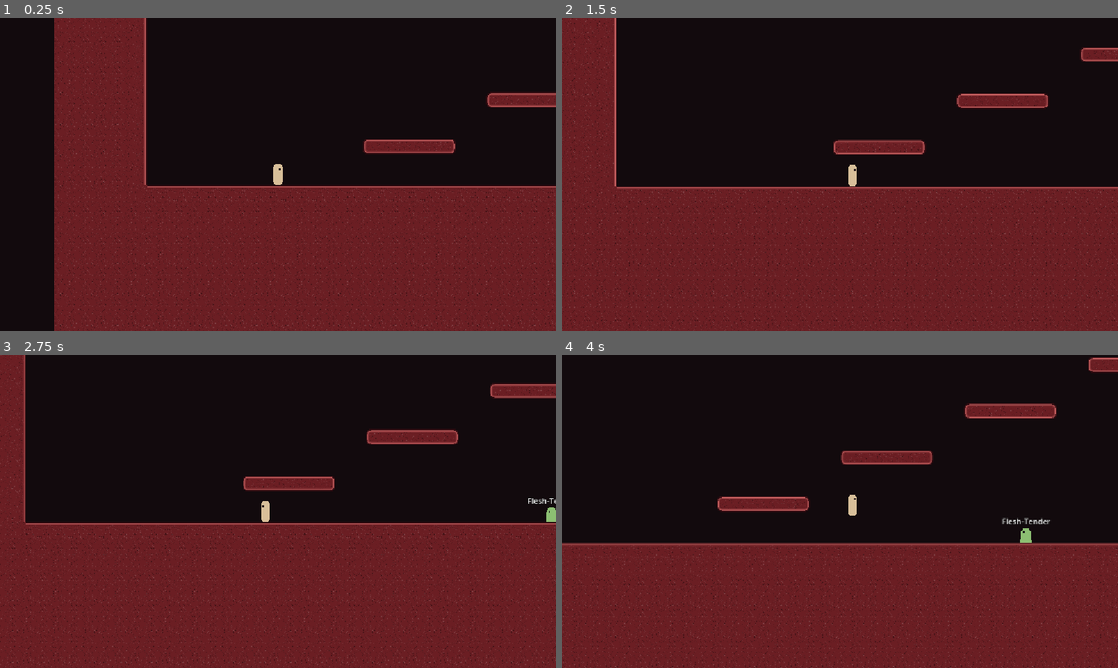
Above: before the commit, frames 1-4 (two rows, left to right).
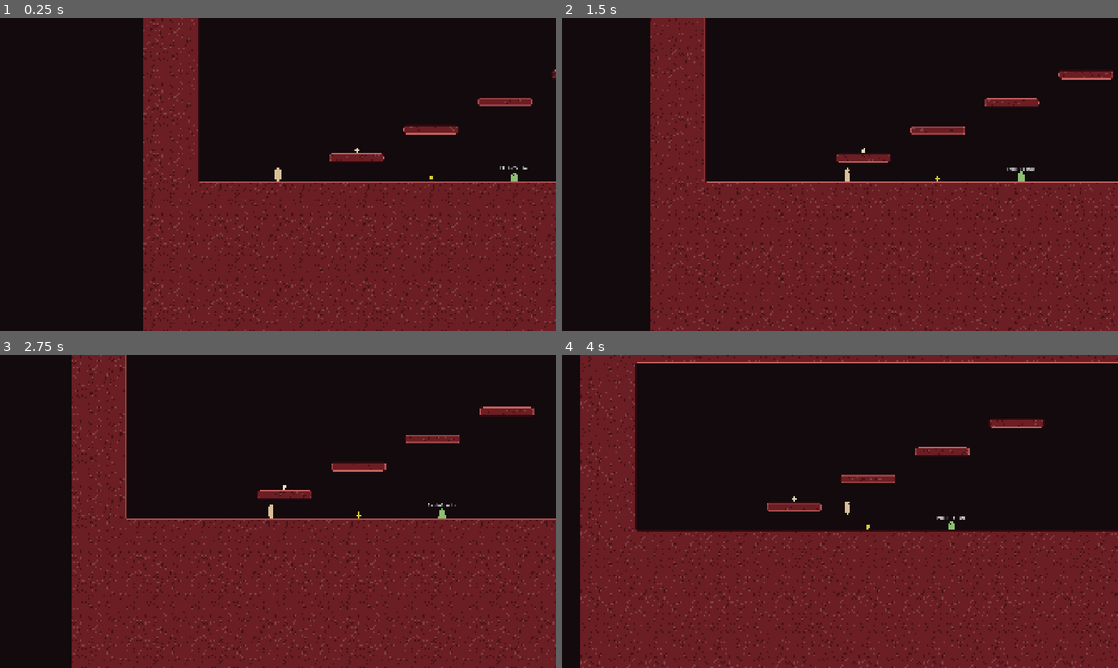
Above: after the commit, the same moments.

Repository: luigigoesboom/corpse
Game: Godot game, scene res://game.tscn
Two runs of this game, one before a commit and one after it. Both use one fixed random seed, a clock stepped at 60 frames per second and the inputs below.
Inputs:
- Up to frame 1 (0.25 s): no input
- Up to frame 2 (1.5 s): hold D (move_right) from 0.53 s (still down); tap Q (drop, bound only after the commit) at 0.6 s; tap Space (jump) at 0.77 s; tap E (interact, bound only after the commit) at 0.8, 1.35 s
- Up to frame 3 (2.75 s): tap Space (jump) at 1.52 s; tap Q (drop, bound only after the commit) at 1.55, 2.1 s; release D (move_right) at 2.03 s; hold A (move_left) from 2.03 s (still down); tap E (interact, bound only after the commit) at 2.3 s
- Up to frame 4 (4 s): release A (move_left) at 2.78 s; hold D (move_right) from 2.78 s (still down); tap E (interact, bound only after the commit) at 2.85, 3.8 s; tap Space (jump) at 3.02, 3.77 s; tap Q (drop, bound only after the commit) at 3.05, 3.6 s

The runs differ from the first frame. In frame 1, 29% of the frame differs, in the area x 9-100%, y 0-100%; in frame 2, 27%; in frame 3, 23%; in frame 4, 22%.

Commit message:
Week 9: items that persist; pixel art decision
- ItemDef resources (data/items), ItemDb lookup, WorldItem scene
- ItemLayer spawns dropped items from WorldData per chunk and frees them
  on unload; WorldData is the truth, nodes are views (D-013)
- E picks up the nearest item, Q drops the last one; placed items in
  world.tscn are removed for good via WorldData.removed_entities
- Inventory label; save version 2 with migration from v1
- Pixel art (D-012): Nearest texture filter; Q-007/Q-008 opened

Co-Authored-By: Claude Opus 5.5 <noreply@anthropic.com>

Diff:
--- /dev/null
+++ b/data/items/bile_bulb.tres
@@ -0,0 +1,10 @@
+[gd_resource type="Resource" script_class="ItemDef" format=3]
+
+[ext_resource type="Script" path="res://src/items/item_def.gd" id="1_def"]
+
+[resource]
+script = ExtResource("1_def")
+id = &"bile_bulb"
+display_name = "Bile Bulb"
+description = "A swollen sac of the god's digestive fluid. Warm. Sloshes."
+color = Color(0.85, 0.8, 0.2, 1)
--- /dev/null
+++ b/data/items/bone_shard.tres
@@ -0,0 +1,10 @@
+[gd_resource type="Resource" script_class="ItemDef" format=3]
+
+[ext_resource type="Script" path="res://src/items/item_def.gd" id="1_def"]
+
+[resource]
+script = ExtResource("1_def")
+id = &"bone_shard"
+display_name = "Bone Shard"
+description = "A splinter of divine bone. Still faintly humming."
+color = Color(0.92, 0.88, 0.76, 1)
--- a/game.tscn
+++ b/game.tscn
@@ -6,6 +6,8 @@
 [ext_resource type="Script" path="res://src/debug/debug_overlay.gd" id="3_overlay"]
 [ext_resource type="Script" path="res://src/debug/debug_map.gd" id="4_map"]
 [ext_resource type="PackedScene" path="res://scenes/world.tscn" id="5_world"]
+[ext_resource type="Script" path="res://src/items/item_layer.gd" id="6_items"]
+[ext_resource type="Script" path="res://src/ui/inventory_label.gd" id="7_inventory"]
 
 [node name="Game" type="Node2D"]
 script = ExtResource("0_game")
@@ -15,6 +17,9 @@
 target = NodePath("../Player")
 
 [node name="World" parent="." instance=ExtResource("5_world")]
+
+[node name="Items" type="Node2D" parent="."]
+script = ExtResource("6_items")
 
 [node name="Player" parent="." instance=ExtResource("2_player")]
 
@@ -37,6 +42,20 @@
 player = NodePath("../../Player")
 chunks = NodePath("../../ChunkManager")
 
+[node name="Inventory" type="Label" parent="UI"]
+anchors_preset = 1
+anchor_left = 1.0
+anchor_right = 1.0
+offset_left = -616.0
+offset_top = 12.0
+offset_right = -16.0
+offset_bottom = 38.0
+grow_horizontal = 0
+horizontal_alignment = 2
+theme_override_colors/font_outline_color = Color(0, 0, 0, 1)
+theme_override_constants/outline_size = 6
+script = ExtResource("7_inventory")
+
 [node name="Toast" type="Label" parent="UI"]
 anchors_preset = 2
 anchor_top = 1.0
--- a/project.godot
+++ b/project.godot
@@ -23,6 +23,8 @@
 
 [display]
 
+window/size/viewport_width=1920
+window/size/viewport_height=1080
 window/stretch/mode="canvas_items"
 window/stretch/aspect="expand"
 
@@ -30,36 +32,64 @@
 
 move_left={
 "deadzone": 0.2,
-"events": [Object(InputEventKey,"device":-1,"physical_keycode":65), Object(InputEventKey,"device":-1,"physical_keycode":4194319), Object(InputEventJoypadMotion,"device":-1,"axis":0,"axis_value":-1.0)]
+"events": [Object(InputEventKey,"resource_local_to_scene":false,"resource_name":"","device":-1,"window_id":0,"alt_pressed":false,"shift_pressed":false,"ctrl_pressed":false,"meta_pressed":false,"pressed":false,"keycode":0,"physical_keycode":65,"key_label":0,"unicode":0,"location":0,"echo":false,"script":null)
+, Object(InputEventKey,"resource_local_to_scene":false,"resource_name":"","device":-1,"window_id":0,"alt_pressed":false,"shift_pressed":false,"ctrl_pressed":false,"meta_pressed":false,"pressed":false,"keycode":0,"physical_keycode":4194319,"key_label":0,"unicode":0,"location":0,"echo":false,"script":null)
+, Object(InputEventJoypadMotion,"resource_local_to_scene":false,"resource_name":"","device":-1,"axis":0,"axis_value":-1.0,"script":null)
+]
 }
 move_right={
 "deadzone": 0.2,
-"events": [Object(InputEventKey,"device":-1,"physical_keycode":68), Object(InputEventKey,"device":-1,"physical_keycode":4194321), Object(InputEventJoypadMotion,"device":-1,"axis":0,"axis_value":1.0)]
+"events": [Object(InputEventKey,"resource_local_to_scene":false,"resource_name":"","device":-1,"window_id":0,"alt_pressed":false,"shift_pressed":false,"ctrl_pressed":false,"meta_pressed":false,"pressed":false,"keycode":0,"physical_keycode":68,"key_label":0,"unicode":0,"location":0,"echo":false,"script":null)
+, Object(InputEventKey,"resource_local_to_scene":false,"resource_name":"","device":-1,"window_id":0,"alt_pressed":false,"shift_pressed":false,"ctrl_pressed":false,"meta_pressed":false,"pressed":false,"keycode":0,"physical_keycode":4194321,"key_label":0,"unicode":0,"location":0,"echo":false,"script":null)
+, Object(InputEventJoypadMotion,"resource_local_to_scene":false,"resource_name":"","device":-1,"axis":0,"axis_value":1.0,"script":null)
+]
 }
 jump={
 "deadzone": 0.2,
-"events": [Object(InputEventKey,"device":-1,"physical_keycode":32), Object(InputEventKey,"device":-1,"physical_keycode":87), Object(InputEventKey,"device":-1,"physical_keycode":4194320), Object(InputEventJoypadButton,"device":-1,"button_index":0)]
+"events": [Object(InputEventKey,"resource_local_to_scene":false,"resource_name":"","device":-1,"window_id":0,"alt_pressed":false,"shift_pressed":false,"ctrl_pressed":false,"meta_pressed":false,"pressed":false,"keycode":0,"physical_keycode":32,"key_label":0,"unicode":0,"location":0,"echo":false,"script":null)
+, Object(InputEventKey,"resource_local_to_scene":false,"resource_name":"","device":-1,"window_id":0,"alt_pressed":false,"shift_pressed":false,"ctrl_pressed":false,"meta_pressed":false,"pressed":false,"keycode":0,"physical_keycode":87,"key_label":0,"unicode":0,"location":0,"echo":false,"script":null)
+, Object(InputEventKey,"resource_local_to_scene":false,"resource_name":"","device":-1,"window_id":0,"alt_pressed":false,"shift_pressed":false,"ctrl_pressed":false,"meta_pressed":false,"pressed":false,"keycode":0,"physical_keycode":4194320,"key_label":0,"unicode":0,"location":0,"echo":false,"script":null)
+, Object(InputEventJoypadButton,"resource_local_to_scene":false,"resource_name":"","device":-1,"button_index":0,"pressure":0.0,"pressed":false,"script":null)
+]
 }
 debug_overlay={
 "deadzone": 0.2,
-"events": [Object(InputEventKey,"device":-1,"physical_keycode":4194334)]
+"events": [Object(InputEventKey,"resource_local_to_scene":false,"resource_name":"","device":-1,"window_id":0,"alt_pressed":false,"shift_pressed":false,"ctrl_pressed":false,"meta_pressed":false,"pressed":false,"keycode":0,"physical_keycode":4194334,"key_label":0,"unicode":0,"location":0,"echo":false,"script":null)
+]
 }
 quick_save={
 "deadzone": 0.2,
-"events": [Object(InputEventKey,"device":-1,"physical_keycode":4194340)]
+"events": [Object(InputEventKey,"resource_local_to_scene":false,"resource_name":"","device":-1,"window_id":0,"alt_pressed":false,"shift_pressed":false,"ctrl_pressed":false,"meta_pressed":false,"pressed":false,"keycode":0,"physical_keycode":4194340,"key_label":0,"unicode":0,"location":0,"echo":false,"script":null)
+]
 }
 quick_load={
 "deadzone": 0.2,
-"events": [Object(InputEventKey,"device":-1,"physical_keycode":4194341)]
+"events": [Object(InputEventKey,"resource_local_to_scene":false,"resource_name":"","device":-1,"window_id":0,"alt_pressed":false,"shift_pressed":false,"ctrl_pressed":false,"meta_pressed":false,"pressed":false,"keycode":0,"physical_keycode":4194341,"key_label":0,"unicode":0,"location":0,"echo":false,"script":null)
+]
 }
 reload_map={
 "deadzone": 0.2,
-"events": [Object(InputEventKey,"device":-1,"physical_keycode":4194335)]
+"events": [Object(InputEventKey,"resource_local_to_scene":false,"resource_name":"","device":-1,"window_id":0,"alt_pressed":false,"shift_pressed":false,"ctrl_pressed":false,"meta_pressed":false,"pressed":false,"keycode":0,"physical_keycode":4194335,"key_label":0,"unicode":0,"location":0,"echo":false,"script":null)
+]
 }
 debug_map={
 "deadzone": 0.2,
-"events": [Object(InputEventKey,"device":-1,"physical_keycode":77)]
+"events": [Object(InputEventKey,"resource_local_to_scene":false,"resource_name":"","device":-1,"window_id":0,"alt_pressed":false,"shift_pressed":false,"ctrl_pressed":false,"meta_pressed":false,"pressed":false,"keycode":0,"physical_keycode":77,"key_label":0,"unicode":0,"location":0,"echo":false,"script":null)
+]
 }
+interact={
+"deadzone": 0.2,
+"events": [Object(InputEventKey,"device":-1,"physical_keycode":69), Object(InputEventJoypadButton,"device":-1,"button_index":2)]
+}
+drop={
+"deadzone": 0.2,
+"events": [Object(InputEventKey,"device":-1,"physical_keycode":81), Object(InputEventJoypadButton,"device":-1,"button_index":3)]
+}
+
+[layer_names]
+
+2d_physics/layer_1="world"
+2d_physics/layer_2="items"
 
 [physics]
 
@@ -67,5 +97,6 @@
 
 [rendering]
 
+textures/canvas_textures/default_texture_filter=0
+rendering_device/driver.windows="d3d12"
 environment/defaults/default_clear_color=Color(0.07, 0.04, 0.05, 1)
-rendering_device/driver.windows="d3d12"
--- a/scenes/world.tscn
+++ b/scenes/world.tscn
@@ -3,6 +3,7 @@
 [ext_resource type="Script" path="res://src/world/map_preview.gd" id="1_preview"]
 [ext_resource type="Script" path="res://src/world/entity_layer.gd" id="2_entities"]
 [ext_resource type="PackedScene" path="res://src/actors/npcs/placeholder_npc.tscn" id="3_npc"]
+[ext_resource type="PackedScene" path="res://src/items/world_item.tscn" id="4_item"]
 
 [node name="World" type="Node2D"]
 
@@ -31,3 +32,11 @@
 [node name="LostPilgrim" parent="Entities" instance=ExtResource("3_npc")]
 position = Vector2(7360, 3872)
 npc_name = "Lost Pilgrim"
+
+[node name="BileBulb" parent="Entities" instance=ExtResource("4_item")]
+position = Vector2(992, 3200)
+item_id = &"bile_bulb"
+
+[node name="BoneShard" parent="Entities" instance=ExtResource("4_item")]
+position = Vector2(736, 3104)
+item_id = &"bone_shard"
--- a/src/actors/player/player.gd
+++ b/src/actors/player/player.gd
@@ -57,6 +57,7 @@
 var _clinging := false
 
 @onready var _visual: Node2D = $Visual
+@onready var _reach: Area2D = $Reach
 
 
 func _ready() -> void:
@@ -79,9 +80,26 @@
 	if not is_zero_approx(velocity.x) and not _clinging:
 		_visual.scale.x = signf(velocity.x)
 
+	_handle_items()
+
 
 func is_clinging() -> bool:
 	return _clinging
+
+
+## The player only asks; ItemLayer decides and changes the world data.
+func _handle_items() -> void:
+	if Input.is_action_just_pressed("interact"):
+		var nearest: Area2D = null
+		for area in _reach.get_overlapping_areas():
+			if area is WorldItem and (nearest == null
+					or area.global_position.distance_to(global_position) < nearest.global_position.distance_to(global_position)):
+				nearest = area
+		if nearest:
+			EventBus.pickup_requested.emit(nearest)
+	if Input.is_action_just_pressed("drop") and is_on_floor():
+		# Drop at the feet, a little in front.
+		EventBus.drop_requested.emit(global_position + Vector2(_visual.scale.x * 24.0, 22.0))
 
 
 ## From the classic formulas: g = 2h / t^2, v0 = 2h / t.
--- a/src/actors/player/player.tscn
+++ b/src/actors/player/player.tscn
@@ -5,6 +5,9 @@
 [sub_resource type="CapsuleShape2D" id="CapsuleShape2D_body"]
 radius = 10.0
 height = 44.0
+
+[sub_resource type="RectangleShape2D" id="RectangleShape2D_reach"]
+size = Vector2(72, 56)
 
 [node name="Player" type="CharacterBody2D"]
 script = ExtResource("1_player")
@@ -22,6 +25,14 @@
 color = Color(0.15, 0.1, 0.1, 1)
 polygon = PackedVector2Array(3, -14, 7, -14, 7, -10, 3, -10)
 
+[node name="Reach" type="Area2D" parent="."]
+collision_layer = 0
+collision_mask = 2
+monitorable = false
+
+[node name="CollisionShape2D" type="CollisionShape2D" parent="Reach"]
+shape = SubResource("RectangleShape2D_reach")
+
 [node name="Camera2D" type="Camera2D" parent="."]
 position_smoothing_enabled = true
 position_smoothing_speed = 8.0
--- a/src/autoload/event_bus.gd
+++ b/src/autoload/event_bus.gd
@@ -9,6 +9,15 @@
 ## No class_name on purpose: an autoload is already reachable by its name,
 ## and a matching class_name would clash with it.
 
+@warning_ignore_start("unused_signal")
+
 ## WorldState.data was replaced (new world or loaded save). Rebuild from it.
-@warning_ignore("unused_signal")
 signal world_loaded
+## The player wants to pick up this WorldItem.
+signal pickup_requested(item: Node)
+## The player wants to drop their last item, at this world position (feet).
+signal drop_requested(position: Vector2)
+## WorldState.data.inventory changed.
+signal inventory_changed
+
+@warning_ignore_restore("unused_signal")
--- a/src/autoload/save_system.gd
+++ b/src/autoload/save_system.gd
@@ -14,7 +14,7 @@
 ## - When the format changes, bump SAVE_VERSION and add a step to _migrate().
 
 const SAVE_DIR := "user://saves"
-const SAVE_VERSION := 1
+const SAVE_VERSION := 2
 
 
 func slot_path(slot: int) -> String:
@@ -68,8 +68,10 @@
 ## Upgrades an old save one version at a time until it matches SAVE_VERSION.
 ## Never delete a step: someone may still have a version 1 save.
 func _migrate(save: Dictionary) -> Dictionary:
-	# Example for when version 2 arrives:
-	# if save.save_version == 1:
-	#     save.world["new_field"] = some_default
-	#     save.save_version = 2
+	if save.save_version == 1:
+		# v2 (week 9): inventory, dropped items, picked-up placed entities.
+		save.world["inventory"] = []
+		save.world["removed_entities"] = {}
+		save.world["next_id"] = 1
+		save.save_version = 2
 	return save
--- a/src/game.gd
+++ b/src/game.gd
@@ -12,12 +12,14 @@
 @onready var _player: Player = $Player
 @onready var _chunks: ChunkManager = $ChunkManager
 @onready var _world: Node2D = $World
+@onready var _items: ItemLayer = $Items
 @onready var _toast: Label = $UI/Toast
 
 
 func _ready() -> void:
 	EventBus.world_loaded.connect(_on_world_loaded)
 	(_world.get_node("Entities") as EntityLayer).attach(_chunks)
+	_items.attach(_chunks)
 	# randi() is fine here: picking a seed is not generation.
 	var seed_value := new_world_seed if new_world_seed != 0 else randi()
 	var data := WorldData.create(seed_value)
--- /dev/null
+++ b/src/items/item_db.gd
@@ -0,0 +1,28 @@
+class_name ItemDb
+extends RefCounted
+## Finds ItemDefs by id. Loads every .tres in data/items/ the first time it is asked.
+
+const DIR := "res://data/items"
+
+static var _defs := {}
+
+
+static func get_def(id: StringName) -> ItemDef:
+	if _defs.is_empty():
+		_load_all()
+	return _defs.get(id)
+
+
+static func display_name(id: StringName) -> String:
+	var def := get_def(id)
+	return def.display_name if def else String(id)
+
+
+static func _load_all() -> void:
+	for file in DirAccess.get_files_at(DIR):
+		# Exported builds list "bile_bulb.tres.remap" instead of the .tres itself.
+		file = file.trim_suffix(".remap")
+		if file.ends_with(".tres"):
+			var def := load(DIR.path_join(file)) as ItemDef
+			if def:
+				_defs[def.id] = def
--- /dev/null
+++ b/src/items/item_def.gd
@@ -0,0 +1,12 @@
+class_name ItemDef
+extends Resource
+## One kind of item. Make a new .tres in data/items/ per kind (right-click the
+## folder > Create New > Resource > ItemDef). Saves only store `id`; everything
+## else is looked up here, so you can rename or rebalance items without
+## breaking saves.
+
+@export var id: StringName
+@export var display_name := ""
+@export_multiline var description := ""
+## Placeholder look until item art exists.
+@export var color := Color.WHITE
--- /dev/null
+++ b/src/items/item_layer.gd
@@ -0,0 +1,78 @@
+class_name ItemLayer
+extends Node2D
+## Keeps item nodes in sync with WorldData, and handles picking up and dropping.
+##
+## Dropped items live in WorldData.chunk_diffs from the moment they are
+## dropped. When a chunk loads, this spawns a WorldItem node for each of its
+## records; when it unloads, those nodes are freed. Nothing to write back,
+## because items do not change while lying around.
+##
+## Placed items (hand-placed under Entities in world.tscn) are owned by
+## EntityLayer. Picking one up marks it in WorldData.removed_entities, so it
+## never comes back, even after a save and load.
+##
+## Keep this node at position (0, 0).
+
+const ITEM_SCENE := preload("res://src/items/world_item.tscn")
+
+var _chunks: ChunkManager
+var _spawned := {}  # Vector2i chunk -> Array of WorldItem, so unloading never depends on the data
+
+
+func attach(chunks: ChunkManager) -> void:
+	_chunks = chunks
+	chunks.chunk_loaded.connect(_on_chunk_loaded)
+	chunks.chunk_unloaded.connect(_on_chunk_unloaded)
+	EventBus.pickup_requested.connect(_on_pickup_requested)
+	EventBus.drop_requested.connect(_on_drop_requested)
+
+
+func _on_chunk_loaded(coord: Vector2i) -> void:
+	for record in WorldState.data.items_in_chunk(coord):
+		_spawn(coord, record)
+
+
+func _on_chunk_unloaded(coord: Vector2i) -> void:
+	for item in _spawned.get(coord, []):
+		if is_instance_valid(item):
+			item.queue_free()
+	_spawned.erase(coord)
+
+
+func _spawn(coord: Vector2i, record: Dictionary) -> void:
+	var item: WorldItem = ITEM_SCENE.instantiate()
+	item.item_id = record.item
+	item.record_id = record.id
+	item.record_chunk = coord
+	item.position = record.pos
+	add_child(item)
+	_spawned.get_or_add(coord, []).append(item)
+
+
+func _on_drop_requested(pos: Vector2) -> void:
+	var data := WorldState.data
+	if data.inventory.is_empty():
+		return
+	var item_id: StringName = data.inventory.pop_back()
+	var coord := ChunkData.world_to_chunk(pos)
+	var record := data.add_dropped_item(coord, item_id, pos)
+	if _chunks.is_loaded(coord):
+		_spawn(coord, record)
+	EventBus.inventory_changed.emit()
+
+
+func _on_pickup_requested(item: Node) -> void:
+	var world_item := item as WorldItem
+	if world_item == null or not is_instance_valid(world_item):
+		return
+	var data := WorldState.data
+	data.inventory.append(world_item.item_id)
+	if world_item.is_placed():
+		data.removed_entities[String(world_item.name)] = true
+		# EntityLayer keeps the node; it just never re-adds a removed one.
+		world_item.get_parent().remove_child(world_item)
+	else:
+		data.remove_dropped_item(world_item.record_chunk, world_item.record_id)
+		_spawned.get(world_item.record_chunk, []).erase(world_item)
+		world_item.queue_free()
+	EventBus.inventory_changed.emit()
--- /dev/null
+++ b/src/items/world_item.gd
@@ -0,0 +1,37 @@
+class_name WorldItem
+extends Area2D
+## An item lying in the world. Only a view: the truth is WorldData (for dropped
+## items) or the world scene plus WorldData.removed_entities (for placed ones).
+##
+## To place one by hand: instance world_item.tscn under Entities in
+## scenes/world.tscn and set `item_id`. The node's origin is the ground point.
+
+@export var item_id: StringName = &"bile_bulb"
+
+## For dropped items: the WorldData record id and its chunk. -1 = placed by hand.
+var record_id := -1
+var record_chunk := Vector2i.ZERO
+
+
+func _ready() -> void:
+	var def := ItemDb.get_def(item_id)
+	if def:
+		$Visual.color = def.color
+	$Prompt.text = "E: %s" % ItemDb.display_name(item_id)
+	$Prompt.visible = false
+	body_entered.connect(_on_body_entered)
+	body_exited.connect(_on_body_exited)
+
+
+func is_placed() -> bool:
+	return record_id < 0
+
+
+func _on_body_entered(body: Node2D) -> void:
+	if body is Player:
+		$Prompt.visible = true
+
+
+func _on_body_exited(body: Node2D) -> void:
+	if body is Player:
+		$Prompt.visible = false
--- /dev/null
+++ b/src/items/world_item.tscn
@@ -0,0 +1,28 @@
+[gd_scene format=3]
+
+[ext_resource type="Script" path="res://src/items/world_item.gd" id="1_item"]
+
+[sub_resource type="CircleShape2D" id="CircleShape2D_reach"]
+radius = 14.0
+
+[node name="WorldItem" type="Area2D"]
+collision_layer = 2
+collision_mask = 1
+script = ExtResource("1_item")
+
+[node name="CollisionShape2D" type="CollisionShape2D" parent="."]
+position = Vector2(0, -10)
+shape = SubResource("CircleShape2D_reach")
+
+[node name="Visual" type="Polygon2D" parent="."]
+polygon = PackedVector2Array(0, -20, 8, -10, 0, 0, -8, -10)
+
+[node name="Prompt" type="Label" parent="."]
+offset_left = -80.0
+offset_top = -48.0
+offset_right = 80.0
+offset_bottom = -26.0
+horizontal_alignment = 1
+theme_override_colors/font_outline_color = Color(0, 0, 0, 1)
+theme_override_constants/outline_size = 4
+text = "E: item"
--- a/src/sim/world_data.gd
+++ b/src/sim/world_data.gd
@@ -3,20 +3,31 @@
 ## The whole simulated world as plain data. No nodes, no object references.
 ##
 ## Anything that must survive save/load lives here (or in data this points to by
-## ID). Generated terrain is NOT stored: it is regenerated from world_seed.
-## Only changes to it are, in chunk_diffs.
+## ID). The painted map is NOT stored: it ships with the game. Only changes to
+## the world are, mostly in chunk_diffs.
+##
+## Nodes in the scene are views of this data. Change the data through the
+## functions below, then let the views update.
 ##
 ## To add a field: add it here, write it in to_dict(), read it with a default in
-## from_dict(), and if old saves need fixing up, add a step in SaveSystem._migrate().
+## from_dict(), bump SaveSystem.SAVE_VERSION and add a step in SaveSystem._migrate().
 
 var world_seed: int
 var year: int = 0
 ## Where the current host is. Written by the game right before saving.
 var player_position := Vector2.ZERO
-## Vector2i chunk coord -> dictionary of changes to that chunk's generated
-## terrain (broken walls, dropped items). Filled from roadmap week 8. Unloaded
-## chunks keep their changes here, so they survive leaving the area and saving.
+## Item ids the current host carries. Moves into LifeRecord in week 21.
+var inventory: Array = []
+## Vector2i chunk coord -> Dictionary of runtime changes in that chunk:
+##   "items": Array of {"id": int, "item": StringName, "pos": Vector2}
+## Unloaded chunks keep their changes here, so they survive leaving the area
+## and saving. Empty chunks are removed to keep saves small.
 var chunk_diffs: Dictionary = {}
+## Node names of hand-placed entities (children of Entities in world.tscn) that
+## are gone for good, e.g. an item someone picked up. name -> true
+var removed_entities: Dictionary = {}
+## Next free ID for things created at runtime (dropped items, later corpses).
+var next_id := 1
 
 
 static func create(seed_value: int) -> WorldData:
@@ -25,12 +36,43 @@
 	return data
 
 
+func new_id() -> int:
+	next_id += 1
+	return next_id - 1
+
+
+func items_in_chunk(chunk: Vector2i) -> Array:
+	return chunk_diffs.get(chunk, {}).get("items", [])
+
+
+func add_dropped_item(chunk: Vector2i, item: StringName, pos: Vector2) -> Dictionary:
+	var record := {"id": new_id(), "item": item, "pos": pos}
+	chunk_diffs.get_or_add(chunk, {}).get_or_add("items", []).append(record)
+	return record
+
+
+func remove_dropped_item(chunk: Vector2i, record_id: int) -> void:
+	var diff: Dictionary = chunk_diffs.get(chunk, {})
+	var items: Array = diff.get("items", [])
+	for i in items.size():
+		if items[i].id == record_id:
+			items.remove_at(i)
+			break
+	if items.is_empty():
+		diff.erase("items")
+	if diff.is_empty():
+		chunk_diffs.erase(chunk)
+
+
 func to_dict() -> Dictionary:
 	return {
 		"world_seed": world_seed,
 		"year": year,
 		"player_position": player_position,
+		"inventory": inventory.duplicate(),
 		"chunk_diffs": chunk_diffs.duplicate(true),
+		"removed_entities": removed_entities.duplicate(),
+		"next_id": next_id,
 	}
 
 
@@ -39,5 +81,8 @@
 	data.world_seed = int(d.get("world_seed", 0))
 	data.year = int(d.get("year", 0))
 	data.player_position = d.get("player_position", Vector2.ZERO)
+	data.inventory = d.get("inventory", [])
 	data.chunk_diffs = d.get("chunk_diffs", {})
+	data.removed_entities = d.get("removed_entities", {})
+	data.next_id = int(d.get("next_id", 1))
 	return data
--- /dev/null
+++ b/src/ui/inventory_label.gd
@@ -0,0 +1,18 @@
+extends Label
+## Placeholder inventory display: lists what the current host carries.
+
+
+func _ready() -> void:
+	EventBus.inventory_changed.connect(_refresh)
+	EventBus.world_loaded.connect(_refresh)
+	_refresh()
+
+
+func _refresh() -> void:
+	if WorldState.data == null or WorldState.data.inventory.is_empty():
+		text = ""
+		return
+	var names := PackedStringArray()
+	for id in WorldState.data.inventory:
+		names.append(ItemDb.display_name(id))
+	text = "Carrying: %s   (Q to drop)" % ", ".join(names)
--- a/src/world/entity_layer.gd
+++ b/src/world/entity_layer.gd
@@ -7,7 +7,8 @@
 ## is loaded. Outside that it is detached: it keeps its state but costs no
 ## processing or drawing. That keeps a huge world with thousands of things cheap.
 ##
-## Keep this node at position (0, 0), unrotated and unscaled.
+## Keep this node at position (0, 0), unrotated and unscaled. Child names must
+## stay unique and stable: saves refer to placed entities by name.
 
 var _chunks: ChunkManager
 var _buckets := {}  # Vector2i chunk coord -> Array of Node2D
@@ -47,7 +48,8 @@
 
 func _on_chunk_loaded(coord: Vector2i) -> void:
 	for entity in _buckets.get(coord, []):
-		if entity.get_parent() == null:
+		# Entities gone for good (e.g. a picked-up item) stay detached.
+		if entity.get_parent() == null and not WorldState.data.removed_entities.has(String(entity.name)):
 			add_child(entity)
 
 
Not shown, added: src/items/item_db.gd.uid
Not shown, added: src/items/item_def.gd.uid
Not shown, added: src/items/item_layer.gd.uid
Not shown, added: src/items/world_item.gd.uid
Not shown, added: src/ui/inventory_label.gd.uid
Not shown, changed: CLAUDE.md
Not shown, changed: docs/ARCHITECTURE.md
Not shown, changed: docs/ART_PIPELINE.md
Not shown, changed: docs/DECISIONS.md
Not shown, changed: docs/DEVLOG.md
